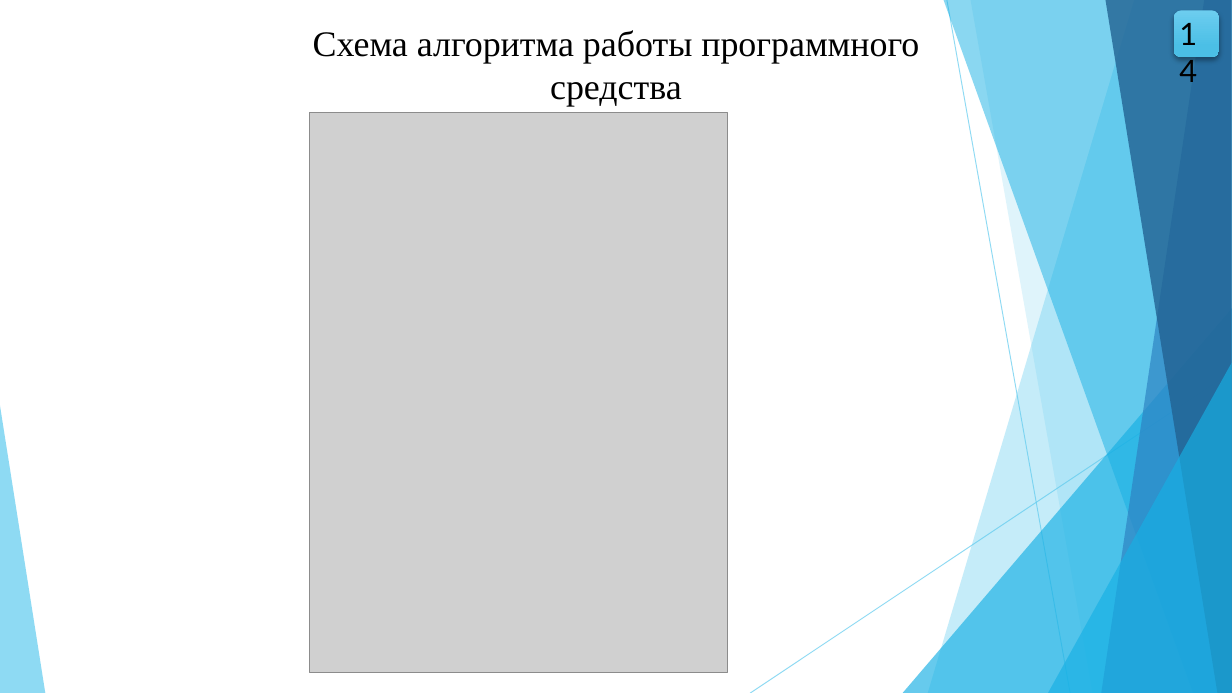
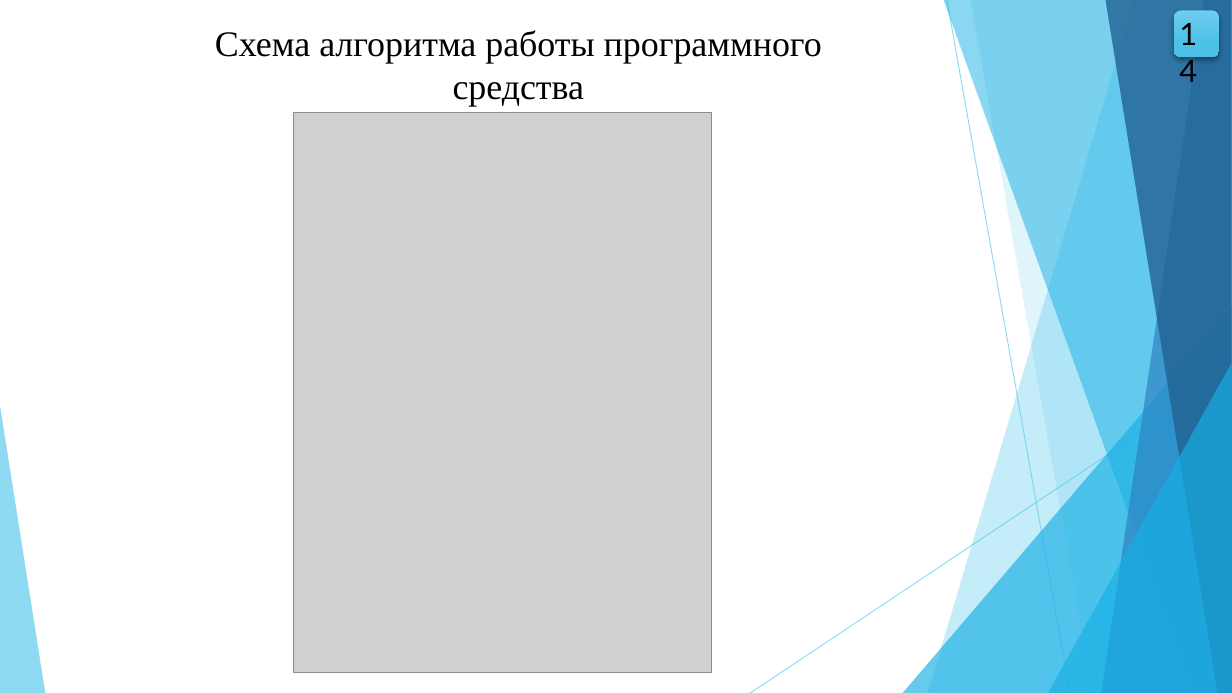
Before and after one commit to wolfufu/EpidemicModelsApp, a slide deck: slide 14 of VKR_Volkova_VMO41.pptx. Drawn at 1232x693 pixels with LibreOffice and Linux fonts; fonts in the diff are those of the drawing; grey boxes stand for pictures. Boxes give left, top, right and bottom in pixels: in the first picture for what was removed or moved away, otherwise in the second. Text is boxed around its words. In the diff, an @@ line names an element or a change of style, - is before the commit and + after.

```diff
--- a/VKR_Volkova_VMO41.pptx
+++ b/VKR_Volkova_VMO41.pptx
@@ text "Схема алгоритма работы программного средства": place and size @@
-text "Схема алгоритма работы программного средства" at (313,30,919,107)
+text "Схема алгоритма работы программного средства" at (215,30,822,107)
@@ picture: place and size @@
-picture at (310,113,727,673)
+picture at (294,113,712,673)
```
Also in this commit, not shown: 13 other slides changed, 13 other files.
